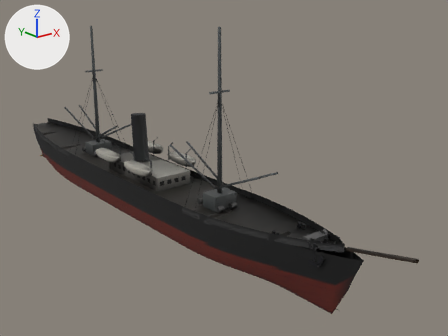
Two versions of the glTF model models/item/Q1043906/model_built.glb, one commit apart.
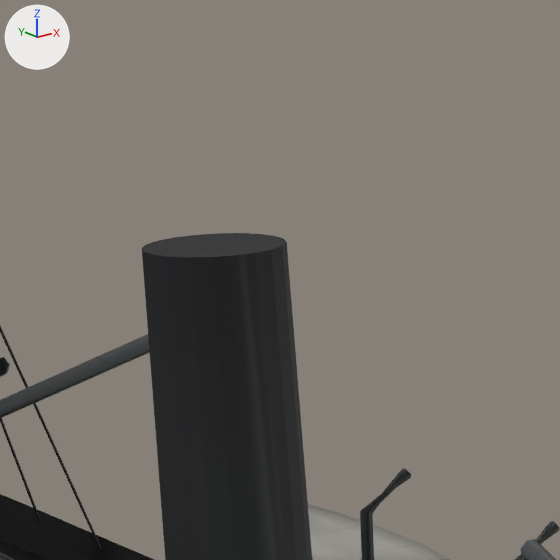
Each version is shown whole from a 50 mm lens placed at (-53.8, -89.2, 40.9), pointed at (7.0, -13.2, 10.5), then close up on the part from 26% to 39% of the width and 27% to 44% of the height. Every picture has the same lights, and +X, +Y and +Z are marked at upper left. The older version's two pictures come first. Where no turn or scale is listed for an object, it has been applied to the vertices. Vertices at exactly the same position are counted once.

The first close-up shows 'main_0'.
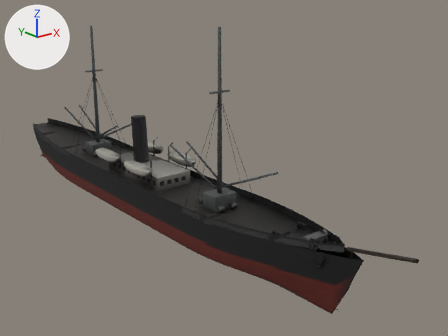
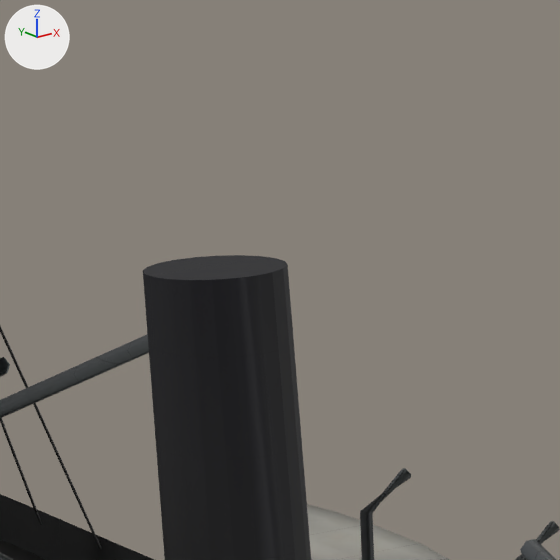
The change, as a diff of the scene's bpy script:
```diff
--- a/models/item/Q1043906/model_built.glb.py
+++ b/models/item/Q1043906/model_built.glb.py
@@ me_main_0 @@
 me_main_0.from_pydata(...)  # 5378 vertices, 9563 faces; spans x -5.8..5.8, y -50.0..50.0, z -17.0..17.0
 # used by ob_main_0; location = (0.0, -4.97, 16.92)
+# me_main_0 part 1: the loose piece of 42 vertices spanning x -1.3..1.3, y 4.6..7.9, z -7.1..1.1 is moved by (0.0, 0.0, -0.4)
 me_main_0.materials.append(mat_paint)
```

Location of each change, (x1, y1, x2, y2) in pixels of the close-ups (560 x 560 px; the box of a moved part takes in the faces that stretch with it):
'main_0', reshaped: before (0, 233, 560, 560); after (0, 255, 560, 560)
part 1 of me_main_0, moved or reshaped: before (142, 233, 312, 560); after (143, 255, 311, 560)
